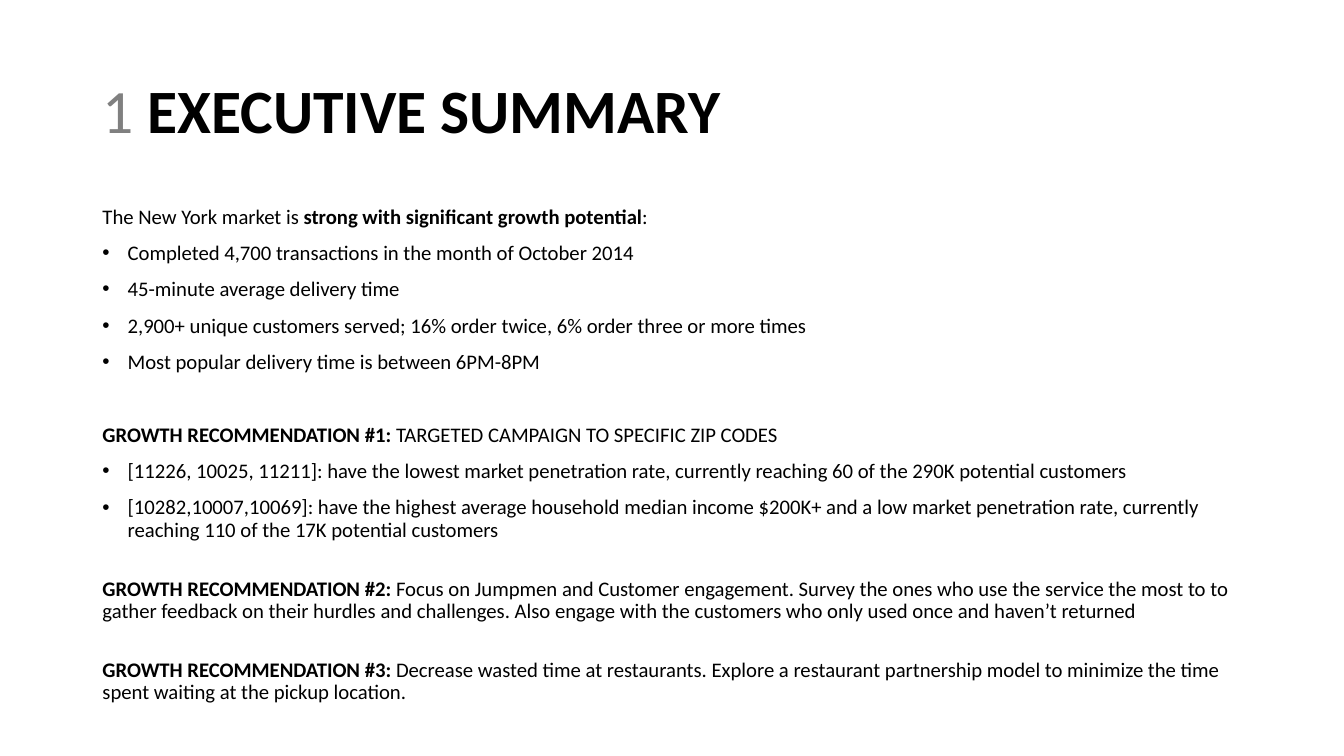
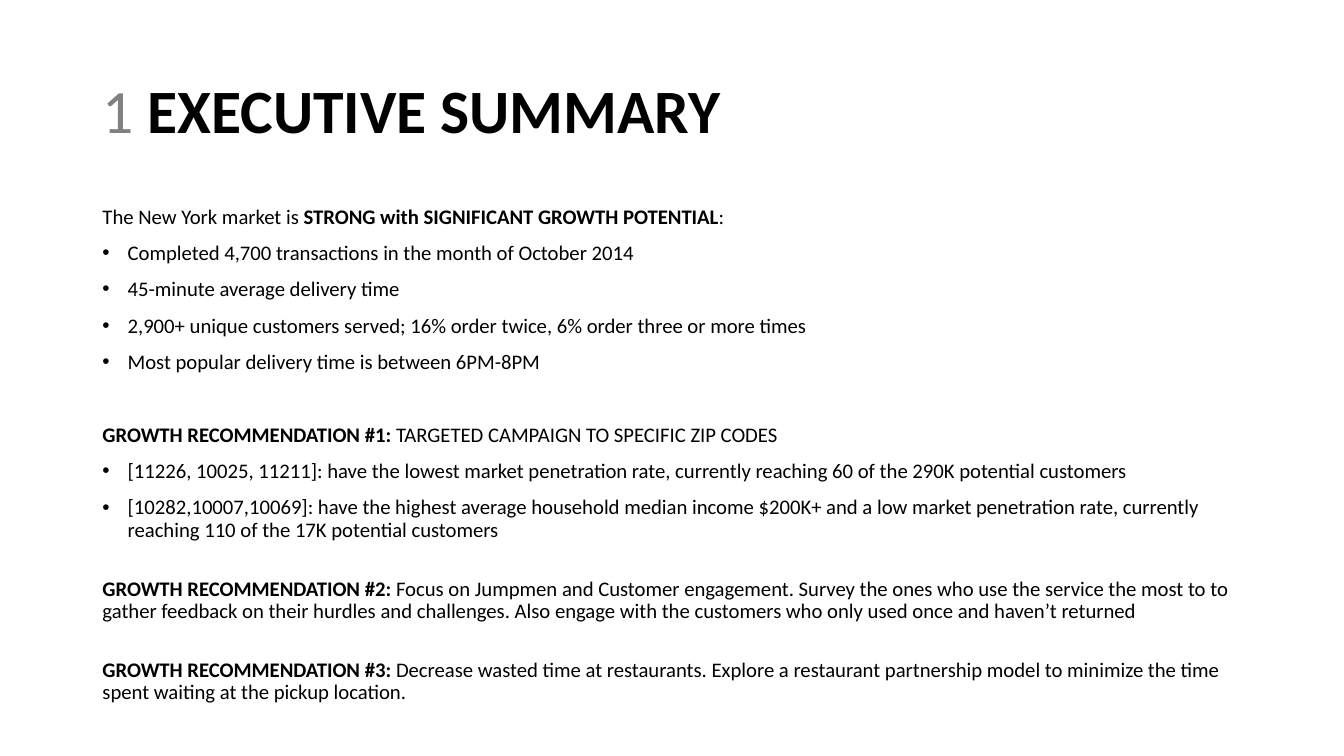
Before and after one commit to sstarkjr/PM_MarketAnalysis, a slide deck: slide 3 of Stephen_Stark_Analysis.pptx. Drawn at 1344x756 pixels with LibreOffice and Linux fonts; fonts in the diff are those of the drawing. Boxes give left, top, right and bottom in pixels: in the first picture for what was removed or moved away, otherwise in the second. Text is boxed around its words. In the diff, an @@ line names an element or a change of style, - is before the commit and + after.

```diff
--- a/Stephen_Stark_Analysis.pptx
+++ b/Stephen_Stark_Analysis.pptx
@@ text at [102, 209, 724, 224]: text changed @@
-The New York market is strong with significant growth potential:
+The New York market is STRONG with SIGNIFICANT GROWTH POTENTIAL:
```
Also in this commit, not shown: 11 other slides changed, 2 slides added, 1 slide removed, 3 other files.
